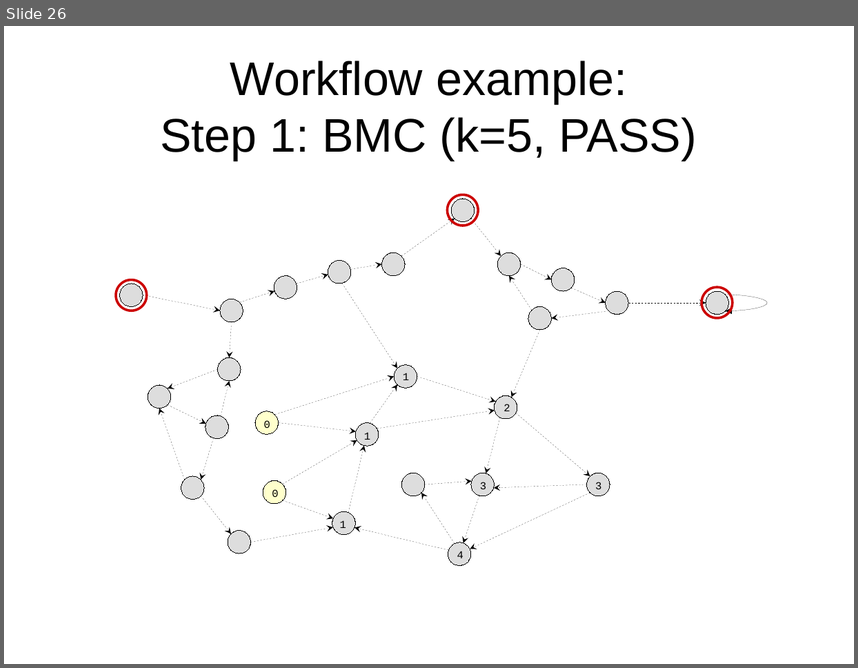
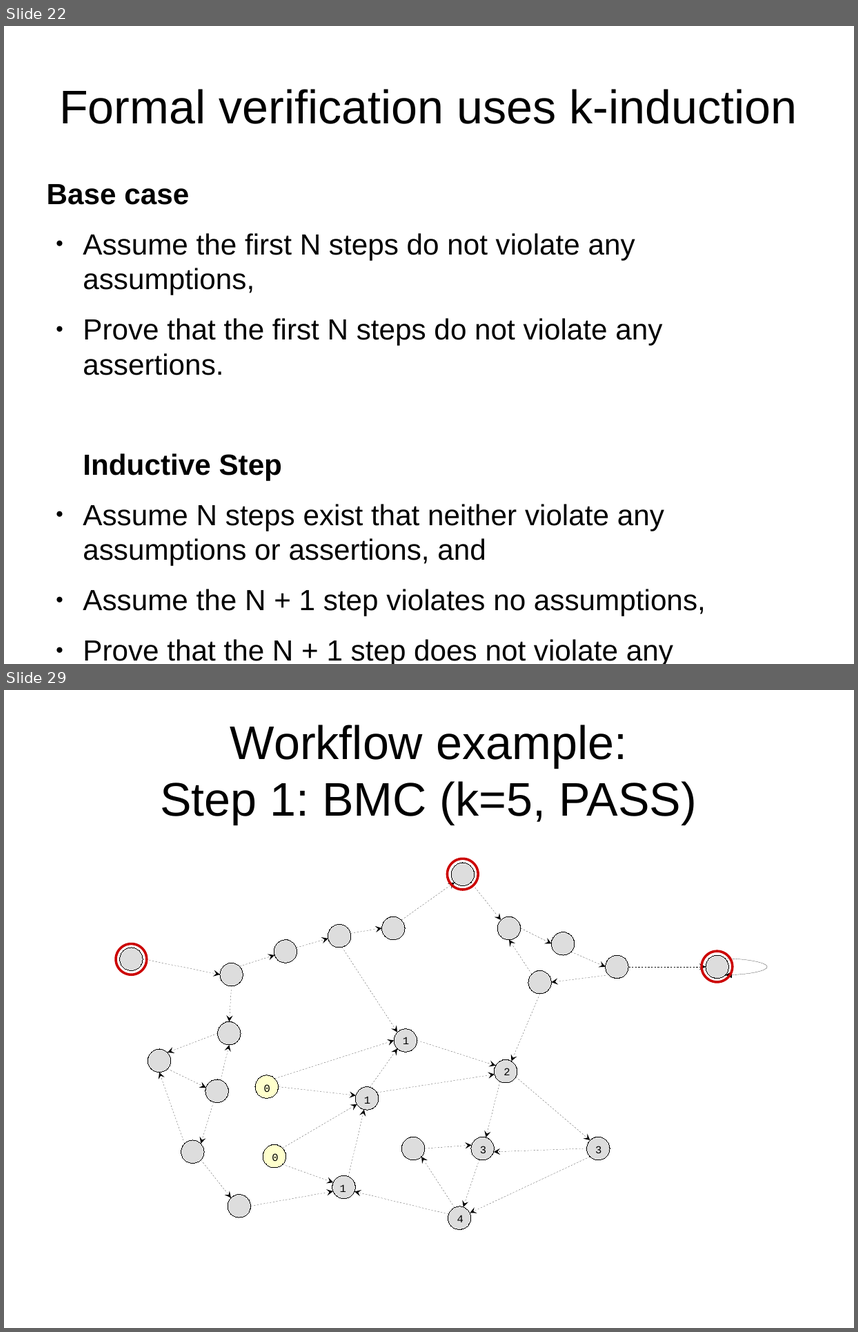
Before and after one commit to daveshah1/formal-fpl, a slide deck: wosh-presentation.odp. Shown one above the other, each under a label of ours: slide 26 before the commit, slides 22 and 29 after it; the slides between them are not shown. The pictures are 858x668 and 858x1332 pixels, drawn with LibreOffice and Linux fonts; fonts in the diff are those of the drawing. Boxes give left, top, right and bottom in pixels: in the first picture for what was removed or moved away, otherwise in the second. Text is boxed around its words. In the diff, an @@ line names an element or a change of style, - is before the commit and + after.

```diff
--- a/wosh-presentation.odp
+++ b/wosh-presentation.odp
@@ slide 22 added at (4, 26, 854, 664), background #FFFFFF @@
@@ title added at (59, 89, 797, 124), 44 pt, text #000000 @@
+Formal verification uses k-induction
@@ text added at (47, 184, 706, 664), 27.2 pt, text #000000 @@
+Base case
+● Assume the first N steps do not violate any assumptions,
+● Prove that the first N steps do not violate any assertions.
+Inductive Step
+● Assume N steps exist that neither violate any assumptions or assertions, and
+● Assume the N + 1 step violates no assumptions,
+● Prove that the N + 1 step does not violate any assertions.
@@ what was slide 26 is now slide 29 @@
```
Also in this commit, not shown: 10 slides changed, 11 other slides added, 5 slides removed, 1 other file.
